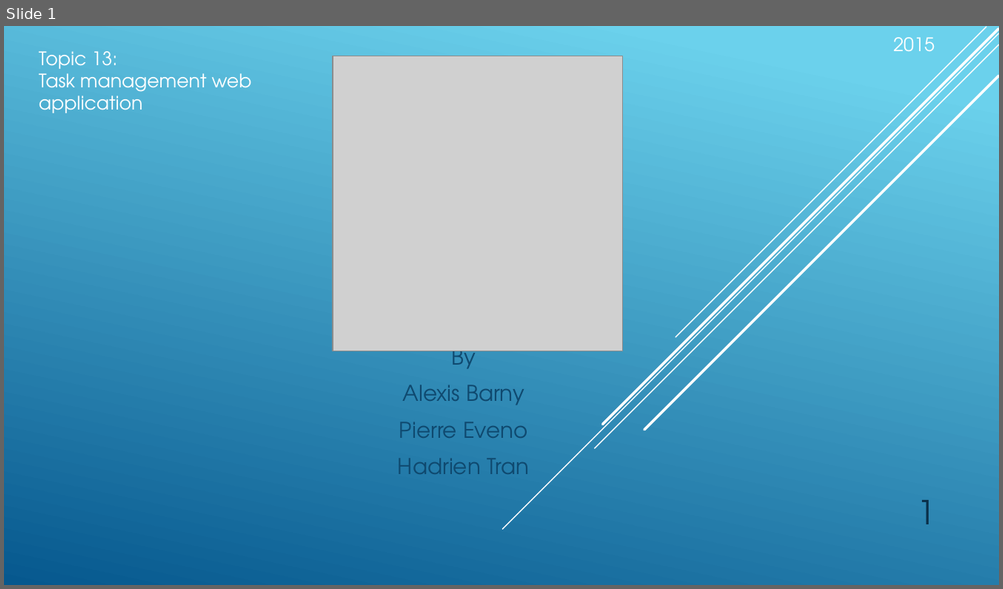
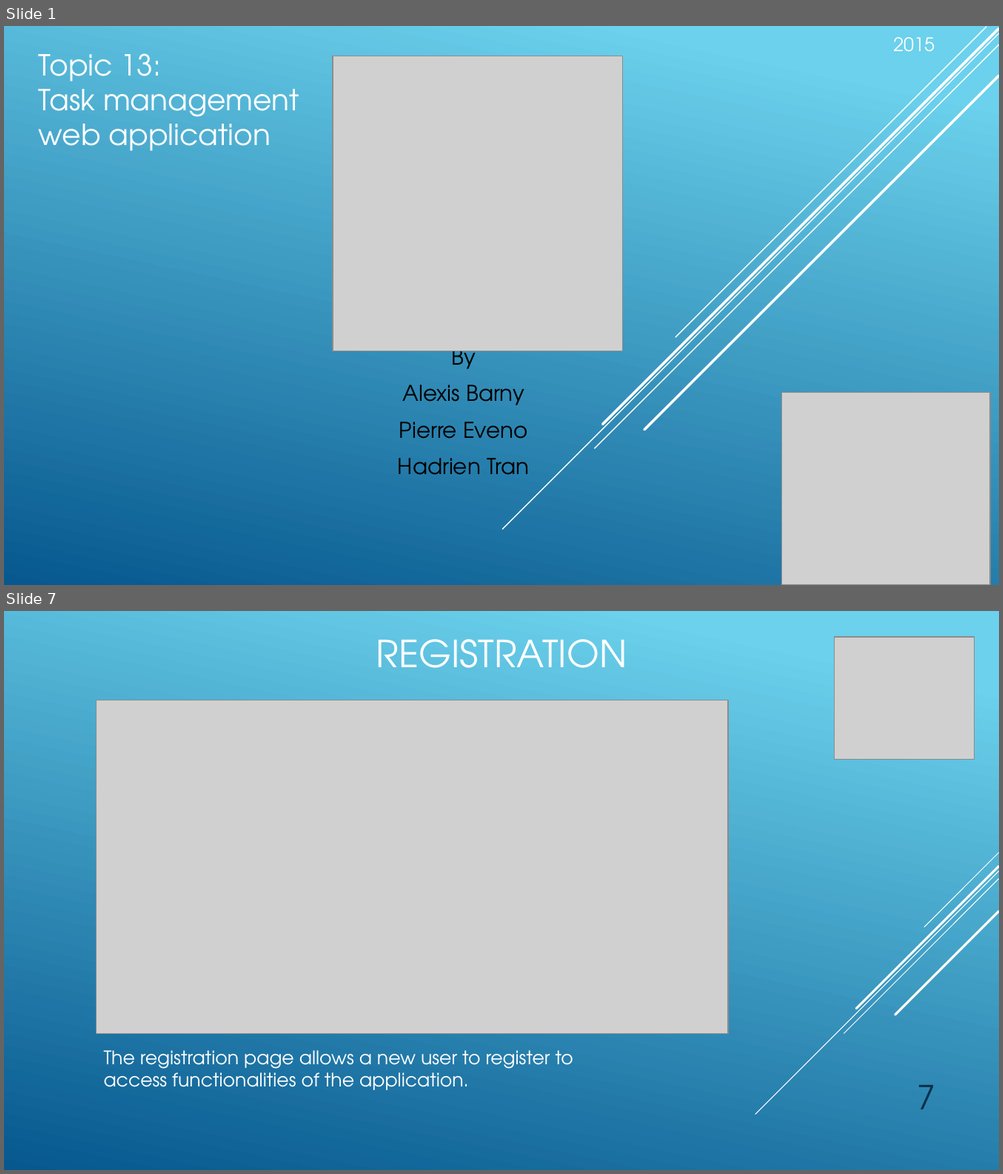
Before and after one commit to abarny/PTDawinSujet13, a slide deck: TeamShare.pptx. Shown one above the other, each under a label of ours: slide 1 before the commit, slides 1 and 7 after it; the slides between them are not shown. The pictures are 1003x589 and 1003x1174 pixels, drawn with LibreOffice and Linux fonts; fonts in the diff are those of the drawing; grey boxes stand for pictures. Boxes give left, top, right and bottom in pixels: in the first picture for what was removed or moved away, otherwise in the second. Text is boxed around its words. In the diff, an @@ line names an element or a change of style, - is before the commit and + after.

```diff
--- a/TeamShare.pptx
+++ b/TeamShare.pptx
@@ slide 7 added at (4, 611, 999, 1170), background gradient #6ED2EB to #06588E @@
@@ title added at (376, 639, 627, 668), 36 pt, text #FFFFFF @@
+REGISTRATION
@@ picture added at (834, 637, 974, 760) @@
@@ picture added at (96, 701, 728, 1034) @@
@@ group added at (755, 853, 999, 1115): 5 lines @@
@@ text added at (104, 1051, 573, 1091), 18 pt, text #FFFFFF @@
+The registration page allows a new user to register to access functionalities of the application.
@@ page number added at (916, 1085, 935, 1110), 32 pt, text #0A304A @@
+7
@@ slide 1 changed as well @@
@@ text "Topic 13:" at (39, 53, 299, 151): size 18 to 28 pt @@
@@ subtitle "By" at (398, 343, 529, 475): text colour #0F496F to #000000 @@
@@ picture added at (782, 393, 990, 585) @@
@@ page number removed at (916, 500, 935, 525) @@
-1
```
Also in this commit, not shown: 3 other slides changed, 12 other slides added, 12 slides removed.
